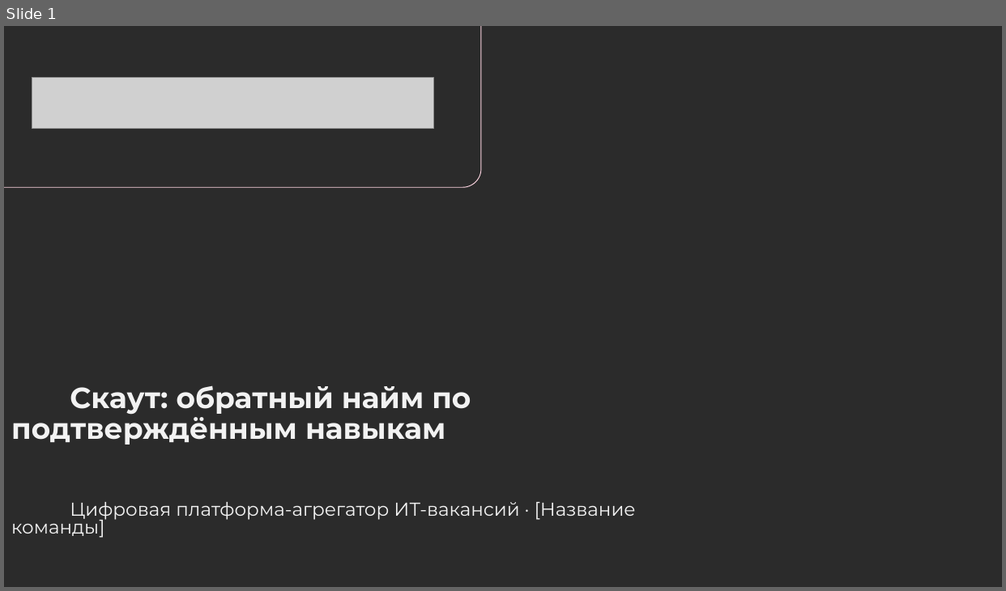
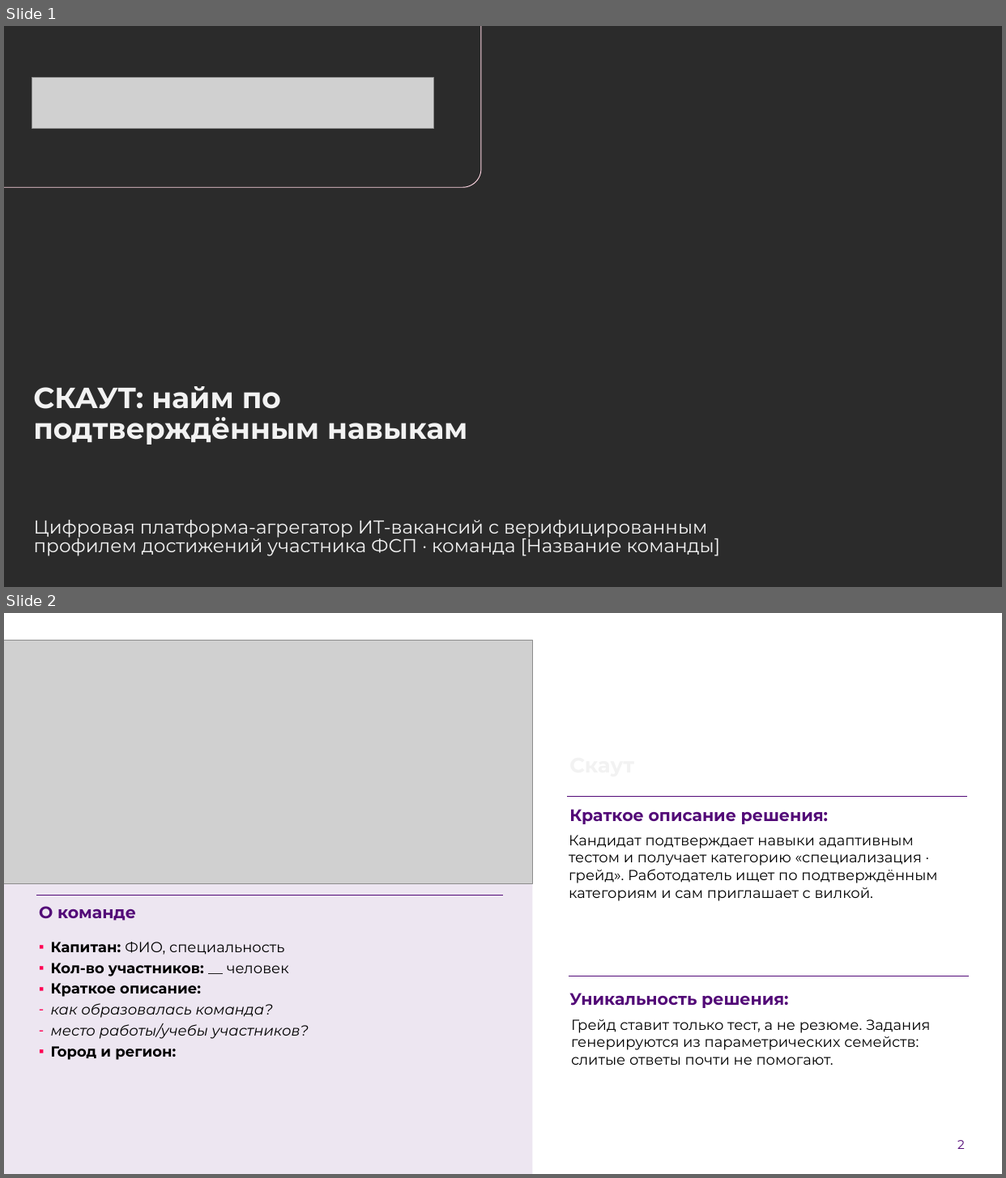
Before and after one commit to Egor2809/fsp-scout, a slide deck: docs/scout-presentation.pptx. Shown one above the other, each under a label of ours: slide 1 before the commit, slides 1 and 2 after it. The pictures are 1006x591 and 1006x1178 pixels, drawn with LibreOffice and Linux fonts; fonts in the diff are those of the drawing; grey boxes stand for pictures; background and template pictures are left out; a plain dark background stands for a picture behind light text. Boxes give left, top, right and bottom in pixels: in the first picture for what was removed or moved away, otherwise in the second. Text is boxed around its words. In the diff, an @@ line names an element or a change of style, - is before the commit and + after.

```diff
--- a/docs/scout-presentation.pptx
+++ b/docs/scout-presentation.pptx
@@ slide 2 added at bbox=[4, 613, 1002, 1174], background picture (left out) @@
@@ picture added at bbox=[4, 641, 533, 884] @@
@@ title added at bbox=[562, 698, 860, 781], 20 pt, text #F2F2F2, bold @@
+Скаут
@@ line added from (567, 796) to (967, 796), #520977 1 pt @@
@@ text added at bbox=[569, 809, 828, 824], 16 pt, text #520977, bold @@
+Краткое описание решения:
@@ text added at bbox=[569, 835, 937, 901], 14 pt, text #000000 @@
+Кандидат подтверждает навыки адаптивным тестом и получает категорию «специализация · грейд». Работодатель ищет по подтверждённым категориям и сам приглашает с вилкой.
@@ rectangle added at bbox=[4, 856, 533, 1174], fill #DCCEE4 at 50% opacity @@
@@ line added from (36, 895) to (503, 895), #520977 0.5 pt @@
@@ text added at bbox=[39, 906, 136, 921], 16 pt, text #520977, bold @@
+О команде
@@ text added at bbox=[51, 942, 309, 1060], 14 pt, text #000000 @@
+▪ Капитан: ФИО, специальность
+▪ Кол-во участников: __ человек
+▪ Краткое описание:
+– как образовалась команда?
+– место работы/учебы участников?
+▪ Город и регион:
@@ line added from (569, 976) to (969, 976), #520977 1 pt @@
@@ text added at bbox=[569, 993, 788, 1008], 16 pt, text #520977, bold @@
+Уникальность решения:
@@ text added at bbox=[571, 1020, 931, 1065], 14 pt, text #000000 @@
+Грейд ставит только тест, а не резюме. Задания генерируются из параметрических семейств: слитые ответы почти не помогают.
@@ page number added at bbox=[957, 1140, 965, 1149], 12 pt, text #520977 @@
+2
@@ slide 1 changed as well @@
@@ title at bbox=[33, 386, 467, 445]: text changed @@
-Скаут: обратный найм по подтверждённым навыкам
+СКАУТ: найм по подтверждённым навыкам
@@ text at bbox=[34, 520, 720, 557]: text changed @@
-Цифровая платформа-агрегатор ИТ-вакансий · [Название команды]
+Цифровая платформа-агрегатор ИТ-вакансий с верифицированным профилем достижений участника ФСП · команда [Название команды]
```
Also in this commit, not shown: 2 other slides changed, 11 other slides added, 8 slides removed, 2 other files.
